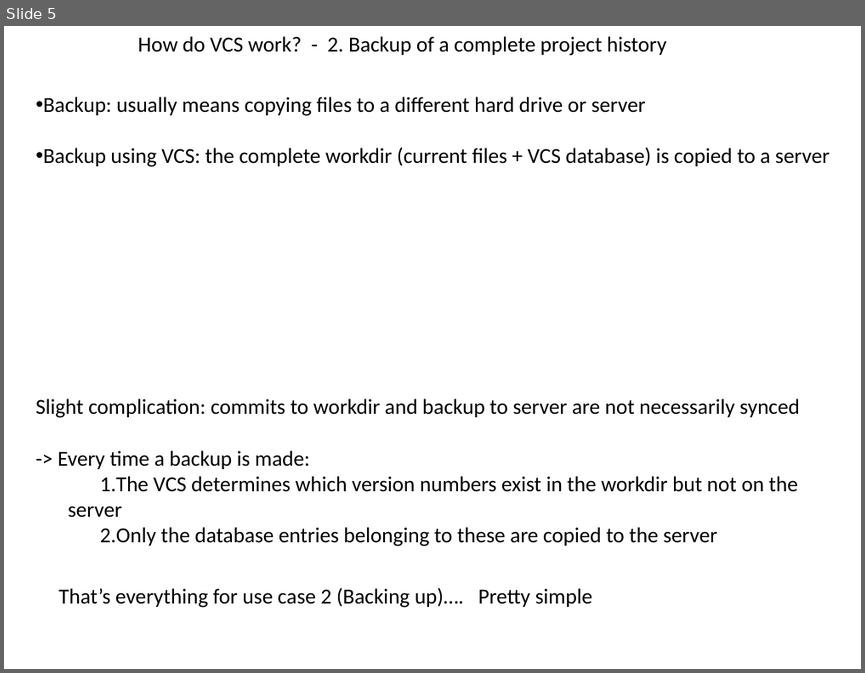
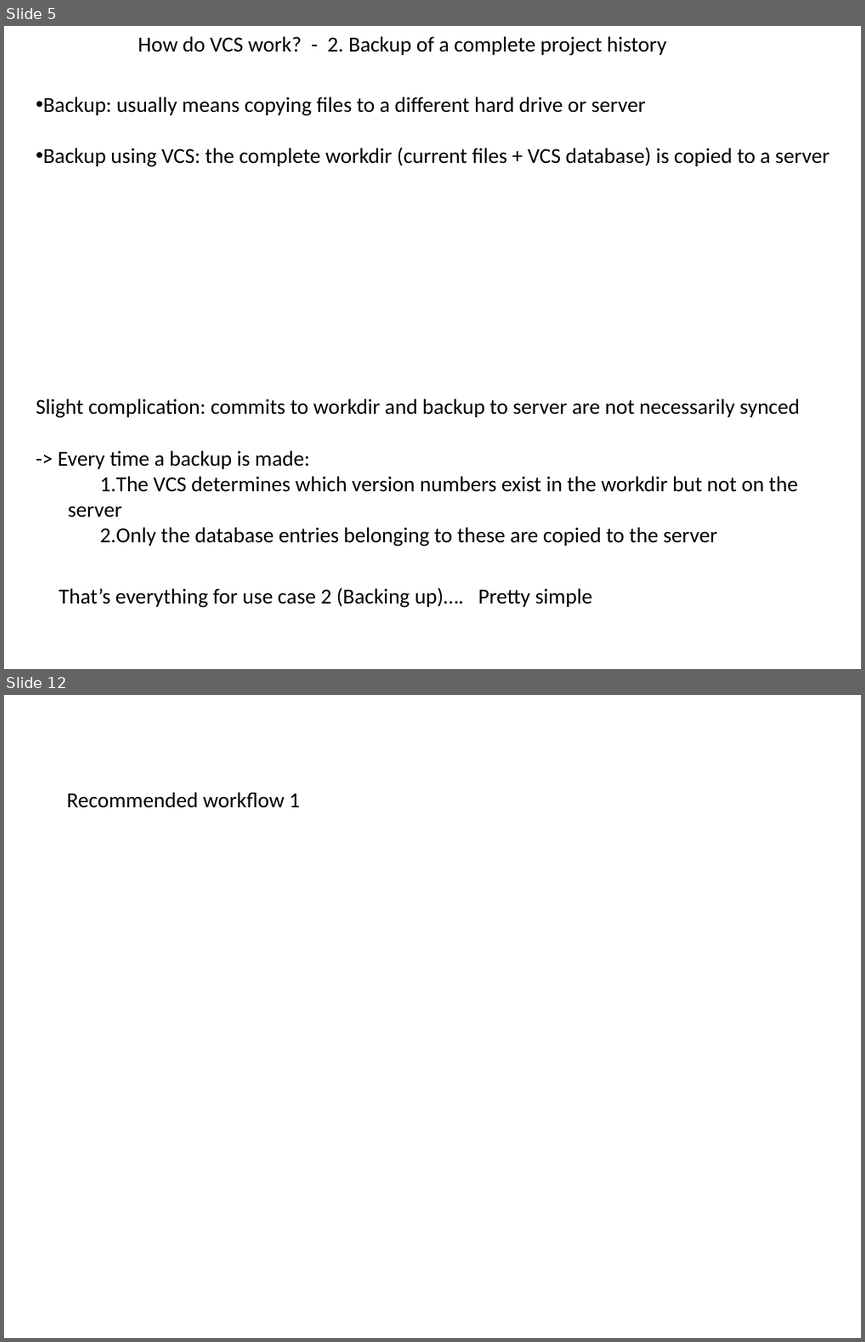
Before and after one commit to flosopher/gittalk, a slide deck: git_python_kurs.pptx. Shown one above the other, each under a label of ours: slide 5 before the commit, slides 5 and 12 after it; the slides between them are not shown. The pictures are 865x673 and 865x1342 pixels, drawn with LibreOffice and Linux fonts; fonts in the diff are those of the drawing. Boxes give left, top, right and bottom in pixels: in the first picture for what was removed or moved away, otherwise in the second. Text is boxed around its words. In the diff, an @@ line names an element or a change of style, - is before the commit and + after.

```diff
--- a/git_python_kurs.pptx
+++ b/git_python_kurs.pptx
@@ slide 12 added at <box>4,695,861,1338</box>, background #FFFFFF @@
@@ text added at <box>67,792,300,807</box>, 18 pt, text #000000 @@
+Recommended workflow 1
```
Also in this commit, not shown: 1 slide changed, 5 other slides added, 1 slide removed.
